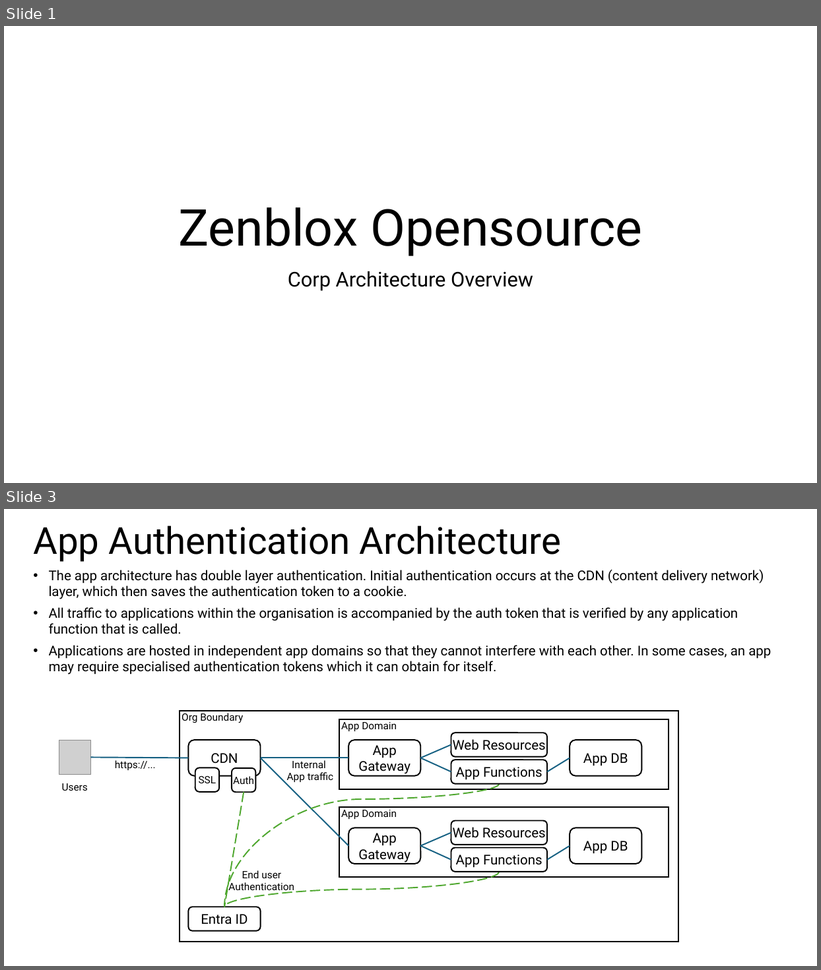
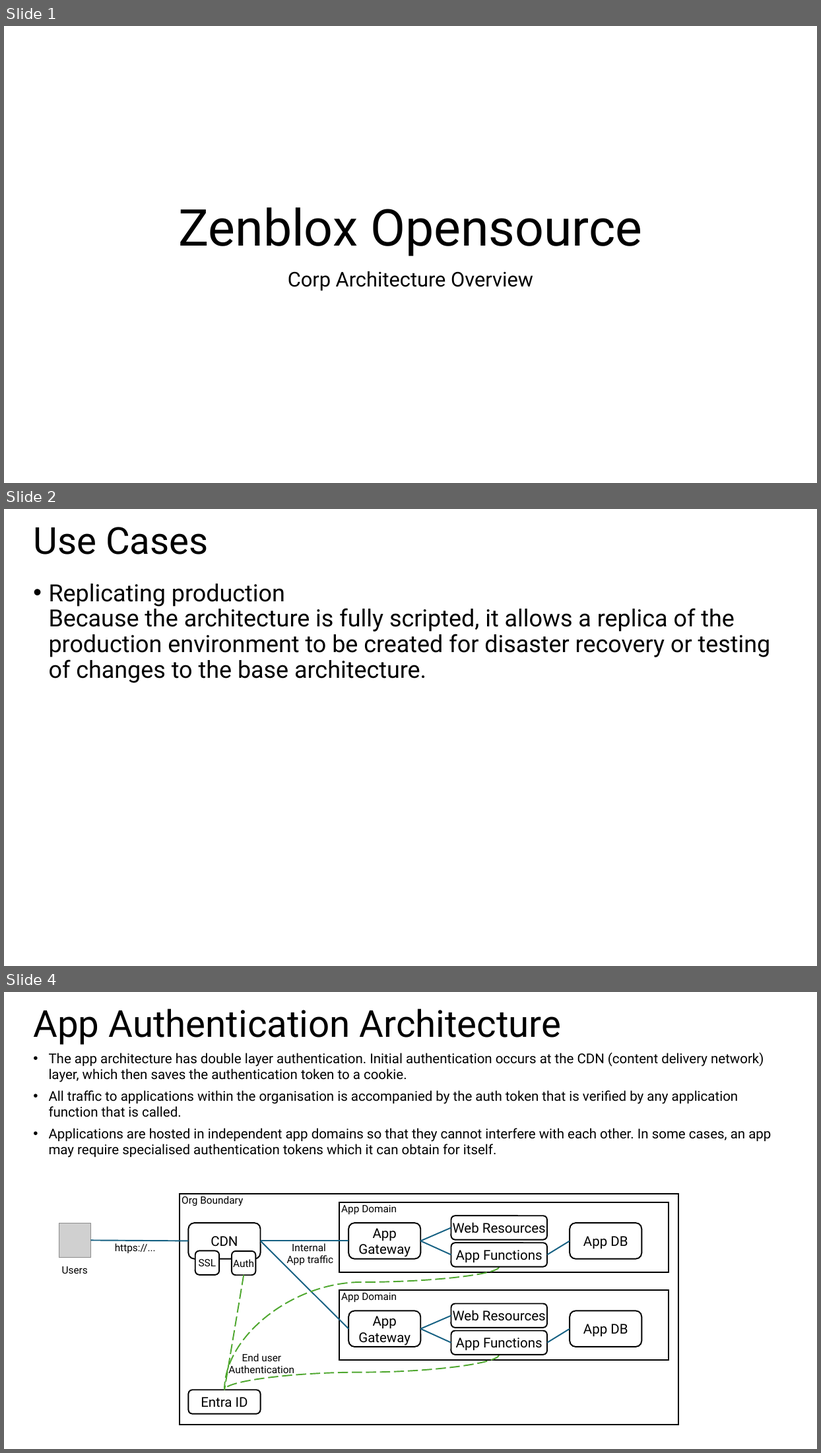
Before and after one commit to ZenMe-AU/ZBCorpArchitecture, a slide deck: Documentation/Corp Architecture Overview.pptx. Shown one above the other, each under a label of ours: slides 1 and 3 before the commit, slides 1, 2 and 4 after it; the slides between them are not shown. The pictures are 821x970 and 821x1453 pixels, drawn with LibreOffice and Linux fonts; fonts in the diff are those of the drawing; grey boxes stand for pictures. Boxes give left, top, right and bottom in pixels: in the first picture for what was removed or moved away, otherwise in the second. Text is boxed around its words. In the diff, an @@ line names an element or a change of style, - is before the commit and + after.

Commit message:
architecture overview

```diff
--- a/Documentation/Corp Architecture Overview.pptx
+++ b/Documentation/Corp Architecture Overview.pptx
@@ slide 2 added at bbox=[4, 509, 817, 966], background #FFFFFF @@
@@ title added at bbox=[33, 527, 209, 555], 44 pt, text #000000 @@
+Use Cases
@@ text added at bbox=[49, 584, 771, 683], 28 pt, text #000000 @@
+• Replicating production
+  Because the architecture is fully scripted, it allows a replica of the production environment to be created for disaster recovery or testing of changes to the base architecture.
@@ what was slide 3 is now slide 4 @@
```
Also in this commit, not shown: 1 slide changed.
